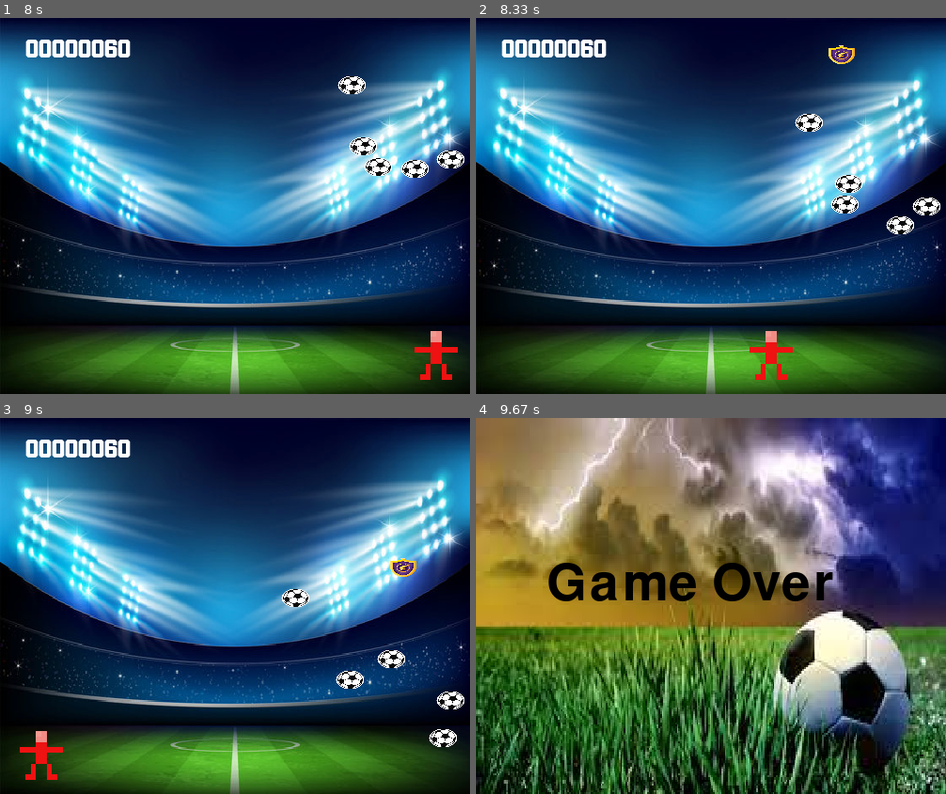
Above: before the commit, frames 1-4 (two rows, left to right).
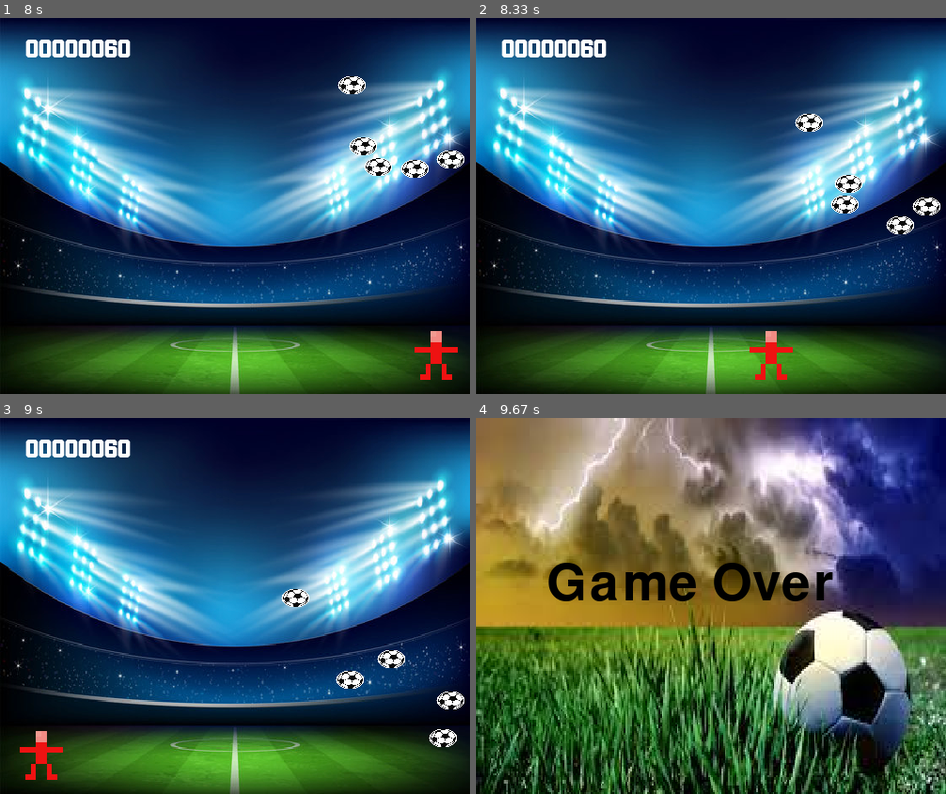
Above: after the commit, the same moments.

Repository: Pedroivo1600/PyGame
Game: pygame game, started from jogo_principal.py
Same seed, same stepped clock (60 frames per second), same inputs: the game is played once before the commit and once after it.
Inputs:
- Up to frame 1 (8 s): tap Enter at 0.33 s; hold Right 0.67-1.13 s; hold Right 1.17-1.63 s; hold Left 1.67-2.2 s; hold Left 2.23-2.63 s; hold Right 2.67-3.3 s; hold Left 3.33-3.8 s; hold Right 3.83-4.3 s; hold Right 4.33-4.8 s; hold Left 4.83-5.37 s; hold Left 5.4-5.8 s; hold Right 5.83-6.47 s; hold Right 6.5-6.97 s
- Up to frame 2 (8.33 s): hold Left from 8 s (still down)
- Up to frame 3 (9 s): release Left at 8.53 s; hold Left 8.57-8.97 s
- Up to frame 4 (9.67 s): no input

Frame 1 is identical in both runs. In frame 2, 0.2% of the frame differs, in the area x 75-81%, y 7-13%; in frame 3, 0.2%; in frame 4, nothing differs.

Commit message:
concertando bugs no p_up

Diff:
--- a/gamescreen.py
+++ b/gamescreen.py
@@ -1,4 +1,5 @@
 import pygame
+import random
 from config import FPS, WIDTH, HEIGHT, list_lives, shield
 from assets import load_assets, start, save_sound, Titulo, game_over
 from sprites import Gk, Football, PowerUp
@@ -13,7 +14,7 @@
 
     assets = load_assets()
 
-    tempo_p_up = 8000
+    tempo_p_up = random.randint(8000, 30000)
 
     #Definindo os frames por segundo para ajustar a velocidade da bola
     clock = pygame.time.Clock()
@@ -116,6 +117,7 @@
         #Controlando movimentos das 5 bolas no loop
         all_balls.update(shield)
         powerup.update(p_up)
+        powerup.update_collide(p_up)
 
 
         # Verifica se houve colisão entre o goleiro e a bola
--- a/sprites.py
+++ b/sprites.py
@@ -116,3 +116,4 @@
             self.rect.y = random.randint(-50, -ball_height)
             self.speed_football_speedx = random.randint(-2, 2)
             self.speed_football_speedy = random.randint(4, 6)
+        return p_up
